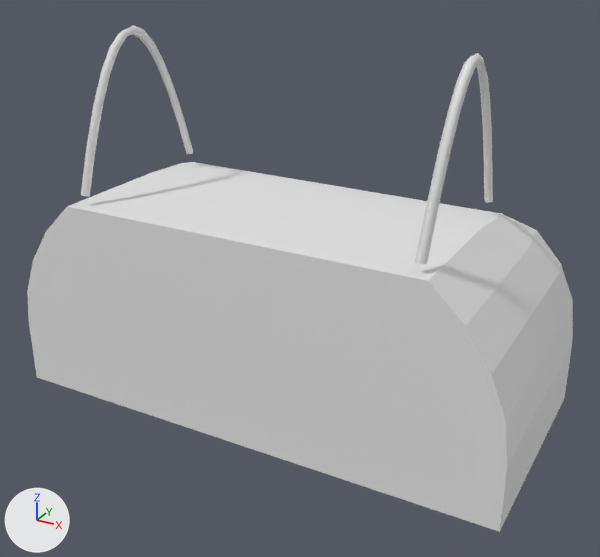
The Blender file ObjectUV&Textures/starbucks food viewer/starbucks food viewer.blend: old version first, new version second.
Before and after are seen from a 50 mm camera at (9.48, -18.84, 13.96) aimed at (0.27, -2.11, 5.6). The axes (+X, +Y, +Z) are drawn at lower left. The lights are the same throughout.

Names of what the first picture shows: 'BezierCurve', 'BezierCurve.001', 'Sphere'.
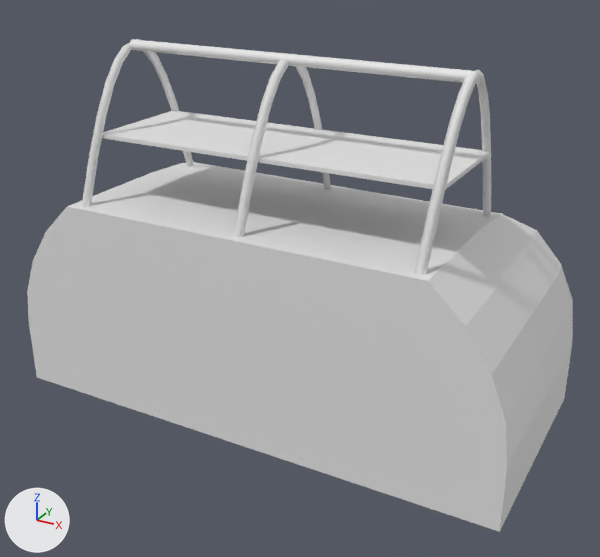
Commit message: finished starbucks food viewer blend

Where the newer file only moved an object's origin or applied its transform, the numbers keep the older frame.

Location of each change, (x1, y1, x2, y2) in pixels of the pictures (600 x 557 px):
'Sphere', reshaped (33% taller)
    before: (27, 162, 573, 532)
    after: (27, 39, 573, 532)
'BezierCurve.002', added
    after: (82, 39, 491, 275)
'BezierCurve.001', deleted
    before: (415, 53, 493, 264)
'BezierCurve', deleted
    before: (81, 25, 193, 197)
part 1 of me_sphere, added
    after: (102, 111, 490, 190)
part 2 of me_sphere, added
    after: (130, 39, 476, 83)

The change, as a list of edits to the scene's bpy script:
```text
Change me_sphere:
    used by ob_sphere; location = (0.47, -0.3, 4.52); scale = (6.15, 4.62, 4.63)
    remove me_sphere.from_pydata(...)  # 150 vertices, 124 faces; spans x -1.0..1.0, y -1.14..0.76, z -0.36..0.72
    add me_sphere.from_pydata(...)  # 222 vertices, 164 faces; spans x -1.0..1.0, y -1.14..0.76, z -0.36..1.47
    me_sphere part 1: a new loose piece, a box spanning x -0.65..0.69, y -0.952..-0.343, z 1.03..1.05
    me_sphere part 2: a new loose piece of 64 vertices spanning x -0.63..0.69, y -0.69..-0.63, z 1.41..1.47
Add cu_beziercurve_002:
    cu_beziercurve_002 = bpy.data.curves.new('BezierCurve.002', 'CURVE')
    cu_beziercurve_002.dimensions = '3D'
    _sp = cu_beziercurve_002.splines.new('BEZIER'); _sp.bezier_points.add(1)
    _sp.bezier_points.foreach_set('co', [-1.788, 0.0, 0.0, 1.788, 0.0, 0.0])
    _sp.bezier_points.foreach_set('handle_left', [-3.248, -3.365, -3.492, 0.613, 3.13, 2.962])
    _sp.bezier_points.foreach_set('handle_right', [-0.644, 2.638, 2.737, 3.449, -4.425, -4.188])
    for _p, _l, _r in zip(_sp.bezier_points, ['ALIGNED', 'ALIGNED'], ['ALIGNED', 'ALIGNED']): _p.handle_left_type = _l; _p.handle_right_type = _r
    _sp.order_u = 0
    _sp.order_v = 0
    _sp = cu_beziercurve_002.splines.new('BEZIER'); _sp.bezier_points.add(1)
    _sp.bezier_points.foreach_set('co', [-1.827, 2.58, -2.48, 1.749, 2.58, -2.48])
    _sp.bezier_points.foreach_set('handle_left', [-3.287, -0.786, -5.972, 0.574, 5.709, 0.482])
    _sp.bezier_points.foreach_set('handle_right', [-0.683, 5.218, 0.258, 3.41, -1.846, -6.668])
    for _p, _l, _r in zip(_sp.bezier_points, ['ALIGNED', 'ALIGNED'], ['ALIGNED', 'ALIGNED']): _p.handle_left_type = _l; _p.handle_right_type = _r
    _sp.order_u = 0
    _sp.order_v = 0
    _sp = cu_beziercurve_002.splines.new('BEZIER'); _sp.bezier_points.add(1)
    _sp.bezier_points.foreach_set('co', [-1.748, -2.63, 2.571, 1.828, -2.63, 2.571])
    _sp.bezier_points.foreach_set('handle_left', [-3.208, -5.995, -0.921, 0.653, 0.5, 5.533])
    _sp.bezier_points.foreach_set('handle_right', [-0.604, 0.00853, 5.309, 3.489, -7.055, -1.617])
    for _p, _l, _r in zip(_sp.bezier_points, ['ALIGNED', 'ALIGNED'], ['ALIGNED', 'ALIGNED']): _p.handle_left_type = _l; _p.handle_right_type = _r
    _sp.order_u = 0
    _sp.order_v = 0
    cu_beziercurve_002.use_path = True
    cu_beziercurve_002.use_path_clamp = True
    cu_beziercurve_002.bevel_resolution = 0
    cu_beziercurve_002.bevel_depth = 0.1
    cu_beziercurve_002.fill_mode = 'FULL'
Remove ob_beziercurve_001:
    ob_beziercurve_001 = bpy.data.objects.new('BezierCurve.001', cu_beziercurve_001)
    ob_beziercurve_001.location = (4.61, -3.31, 8.08)
    ob_beziercurve_001.rotation_euler = (0.766, 0.016, -1.582)  # degrees (44, 0.9, -91)
    ob_beziercurve_001.scale = (1.12, 1.12, 1.12)
Remove ob_beziercurve:
    ob_beziercurve = bpy.data.objects.new('BezierCurve', cu_beziercurve)
    ob_beziercurve.location = (-3.52, -3.31, 8.11)
    ob_beziercurve.rotation_euler = (0.766, 0.016, -1.582)  # degrees (44, 0.9, -91)
    ob_beziercurve.scale = (1.12, 1.12, 1.12)
Add ob_beziercurve_002:
    ob_beziercurve_002 = bpy.data.objects.new('BezierCurve.002', cu_beziercurve_002)
    ob_beziercurve_002.location = (0.6, -3.31, 7.76)
    ob_beziercurve_002.rotation_euler = (0.766, -0.0181, -1.582)  # degrees (44, -1, -91)
    ob_beziercurve_002.scale = (1.12, 1.12, 1.12)
```
